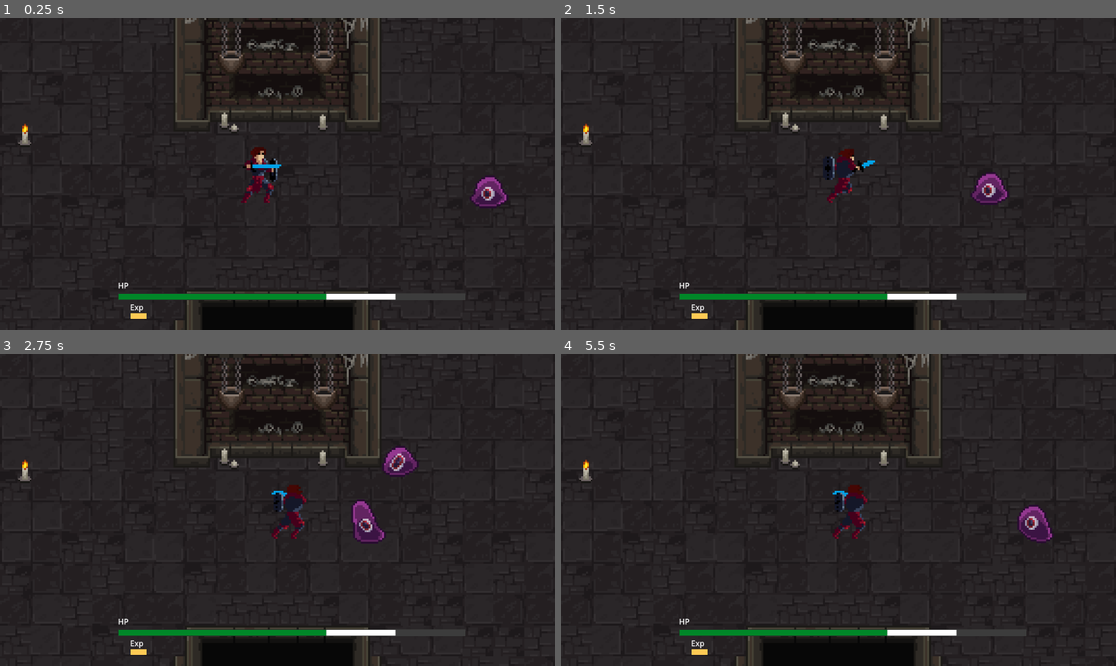
Above: before the commit, frames 1-4 (two rows, left to right).
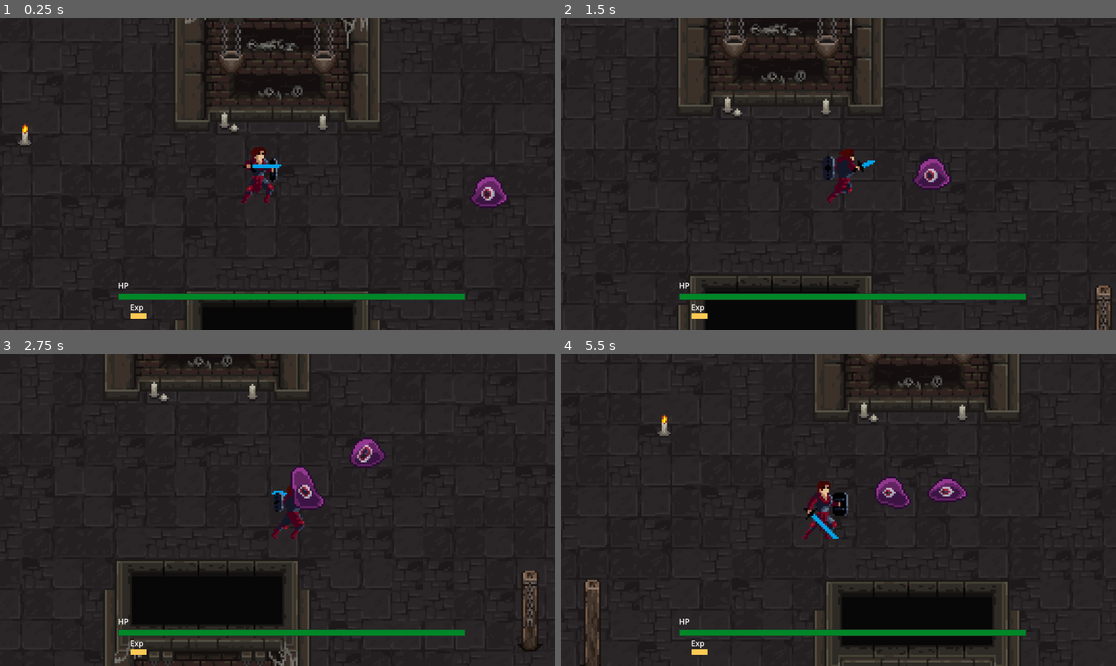
Above: after the commit, the same moments.

Repository: CedrickCuas/OOP_Project
Game: Godot game, scene res://Scenes/game_scene.tscn
Two runs of this game, one before a commit and one after it. Both use one fixed random seed, a clock stepped at 60 frames per second and the inputs below.
Inputs (mouse positions are in pixels of both pictures, inside the frame that each line leads up to):
- Up to frame 1 (0.25 s): no input
- Up to frame 2 (1.5 s): move the mouse to (960, 158) at 0.52 s; hold D (right) 0.53-1.28 s; click (960, 158) at 0.6 s; move the mouse to (727, 189) at 1.27 s; hold S (down) from 1.28 s (still down); click (727, 189) at 1.35 s
- Up to frame 3 (2.75 s): move the mouse to (333, 441) at 2.02 s; release S (down) at 2.03 s; hold D (right) from 2.03 s (still down); click (333, 441) at 2.1 s
- Up to frame 4 (5.5 s): move the mouse to (810, 572) at 2.77 s; release D (right) at 2.78 s; hold W (up) 2.78-3.53 s; click (810, 572) at 2.85 s; move the mouse to (1005, 556) at 3.52 s; hold A (left) 3.53-5.03 s; click (1005, 556) at 3.6 s; move the mouse to (672, 463) at 4.27 s; click (672, 463) at 4.35 s; move the mouse to (866, 510) at 5.02 s; hold S (down) from 5.03 s (still down); click (866, 510) at 5.1 s

The runs differ from the first frame. In frame 1, 0.5% of the frame differs, in the area x 58-84%, y 88-91%; in frame 2, 9.4%; in frame 3, 14%, in the area x 3-98%, y 0-100%; in frame 4, 13%.
Error before the commit: Parse Error: Identifier "healthbar" not declared in the current scope. (res://Scripts/character_body_2d.gd:33)

Commit message:
Fixed player gd

Diff:
--- a/Scripts/character_body_2d.gd
+++ b/Scripts/character_body_2d.gd
@@ -8,21 +8,23 @@
 var health: int = MAX_HEALTH
 var is_alive := true
 var can_take_damage := true
-#var experience_level: int = 1
+
+# Experience
+var experience_level: int = 1
 var current_exp: int = 0
-var exp_to_next_level: int = 100
 
-# Canvas layer nodes
-@onready var expBar = get_node("%ExpBar")
-@onready var lblLevel = get_node("%lbl_level")
-@onready var levelPanel = get_node("%LevelUp")
-@onready var upgradeOptions = get_node("%UpgradeOptions")
+# Canvas layer nodes (safe null checks)
+@onready var expBar = get_node_or_null("%ExpBar")
+@onready var lblLevel = get_node_or_null("%lbl_level")
+@onready var levelPanel = get_node_or_null("%LevelUp")
+@onready var upgradeOptions = get_node_or_null("%UpgradeOptions")
+@onready var sndLevelUp = get_node_or_null("%snd_levelup")
+@onready var healthbar = get_node_or_null("%HealthBar")
+@onready var lblTimer = get_node_or_null("%lblTimer")
+@onready var collectedWeapons = get_node_or_null("%CollectedWeapons")
+@onready var collectedUpgrades = get_node_or_null("%CollectedUpgrades")
 
-#Canvas Layer
-#@onready var expBar = get_node("%ExperienceBar")
-#@onready var lblLevel = get_node("%lbl_level")
-#@onready var levelPanel = get_node("%LevelUp")
-#@onready var upgradeOptions = get_node("%UpgradeOptions")
+# Packed scenes
 @onready var upgradeDB = preload("res://Scripts/upgrade_db.gd")
 @onready var itemOptions: PackedScene = preload("res://Scenes/item_options.tscn")
 
@@ -133,7 +135,7 @@
 # Loot / Collection
 # -------------------------
 func _on_grab_area_area_entered(area: Area2D) -> void:
-	if area.is_in_group("loot"):
+	if area.is_in_group("loaot"):
 		area.target = self
 
 
